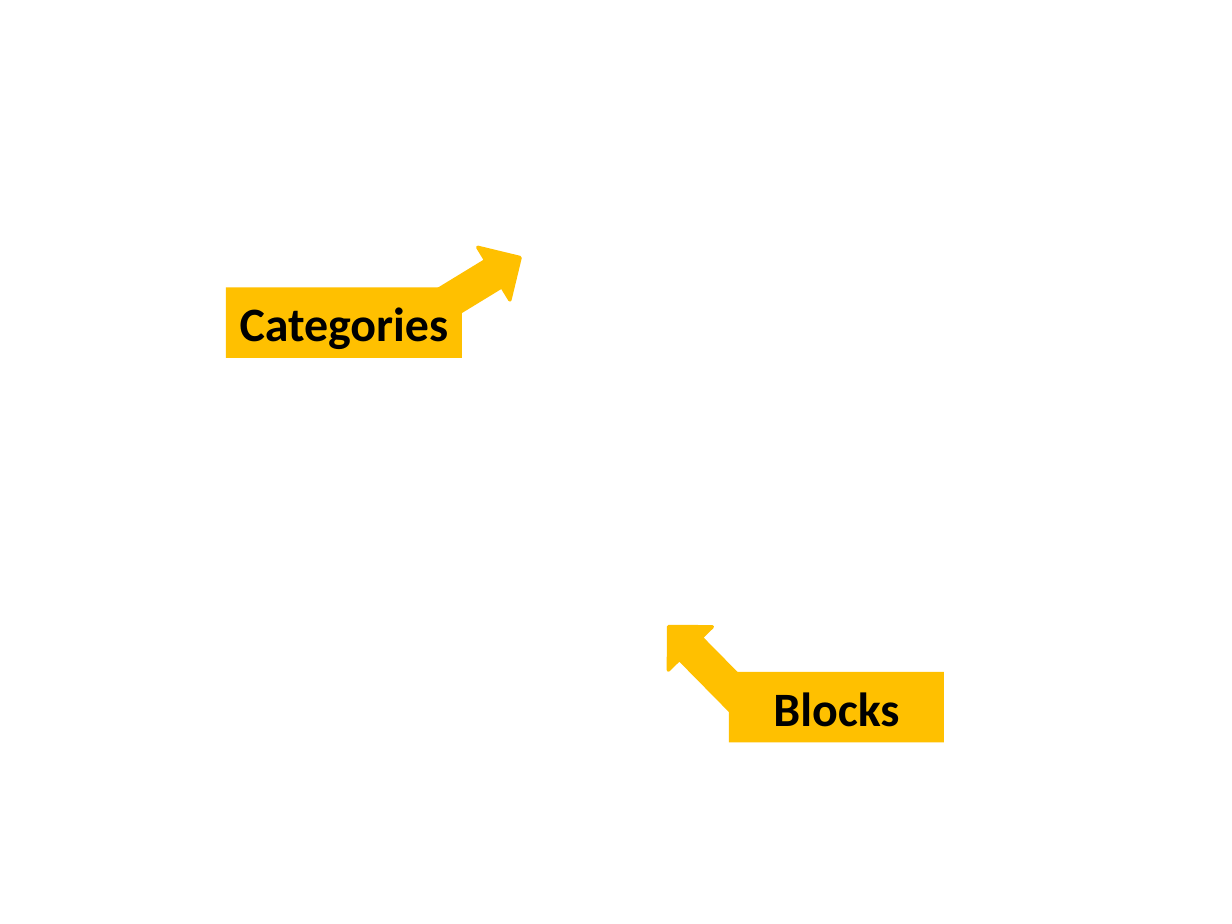
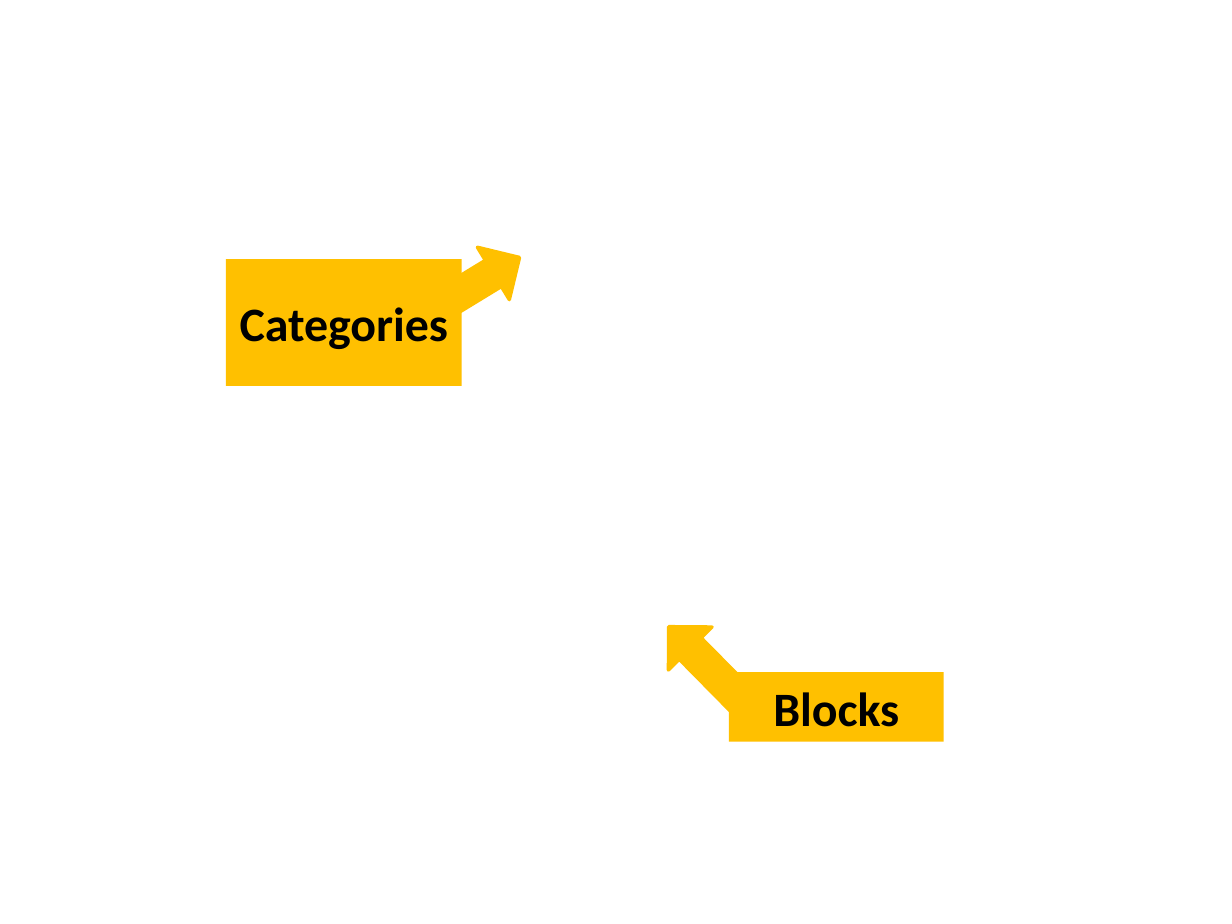
Before and after one commit to spreadsheetlab/ScratchDatasetMSR, a slide deck: slide 5 of MSR-Scratch.pptx. Drawn at 1232x924 pixels with LibreOffice and Linux fonts; fonts in the diff are those of the drawing; background and template pictures are left out. Boxes give left, top, right and bottom in pixels: in the first picture for what was removed or moved away, otherwise in the second. Text is boxed around its words. In the diff, an @@ line names an element or a change of style, - is before the commit and + after.

```diff
--- a/MSR-Scratch.pptx
+++ b/MSR-Scratch.pptx
@@ right arrow at (x1=406, y1=231, x2=536, y2=343): outline #FFC000 2 pt to #FFC000 2.01 pt; proportions changed @@
@@ rectangle "Categories" resized from (x1=225, y1=287, x2=462, y2=357) to (x1=225, y1=259, x2=461, y2=386) @@
```
Also in this commit, not shown: 11 other slides changed, 3 slides added, 1 slide removed, 1 other file.
